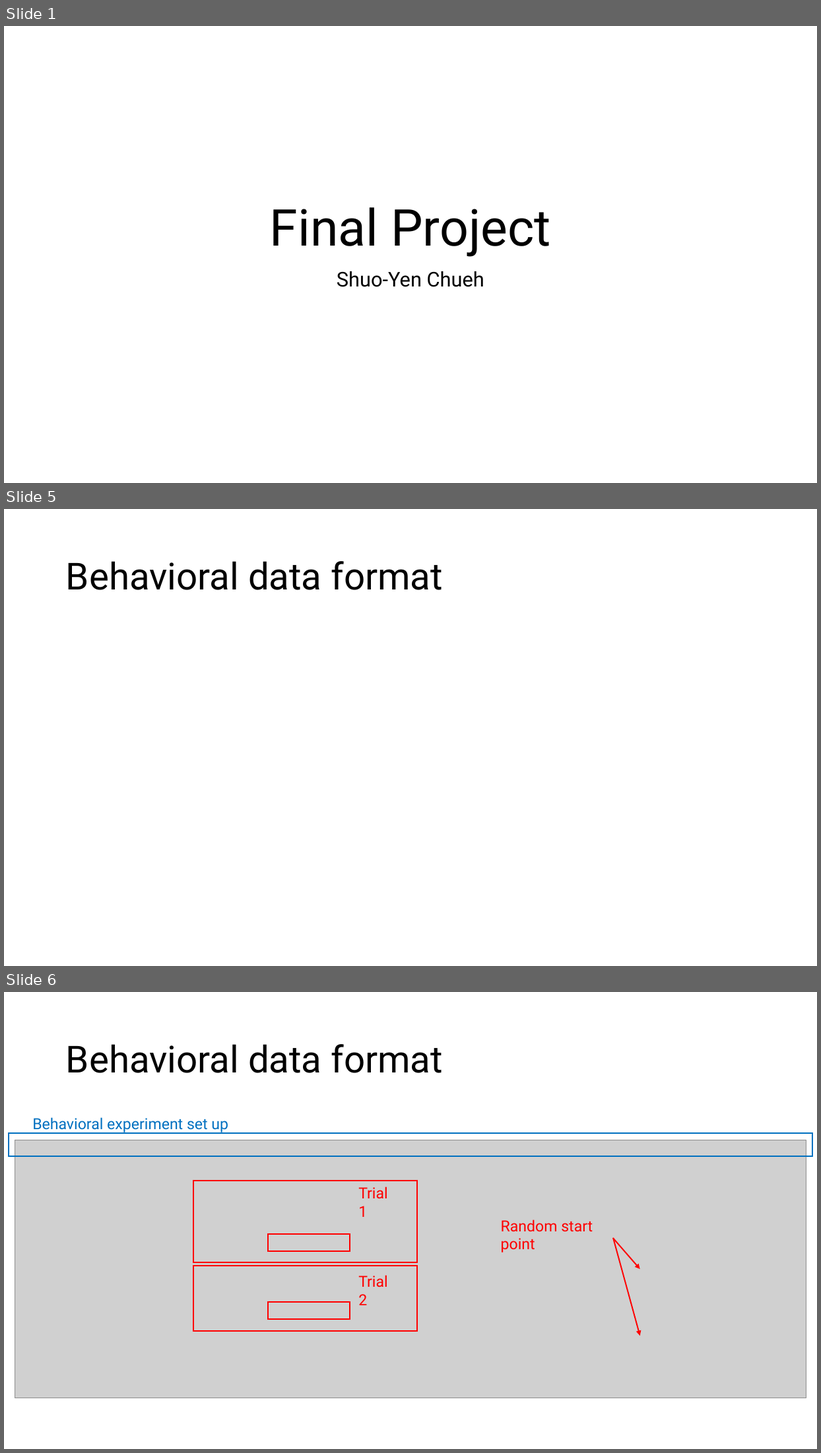
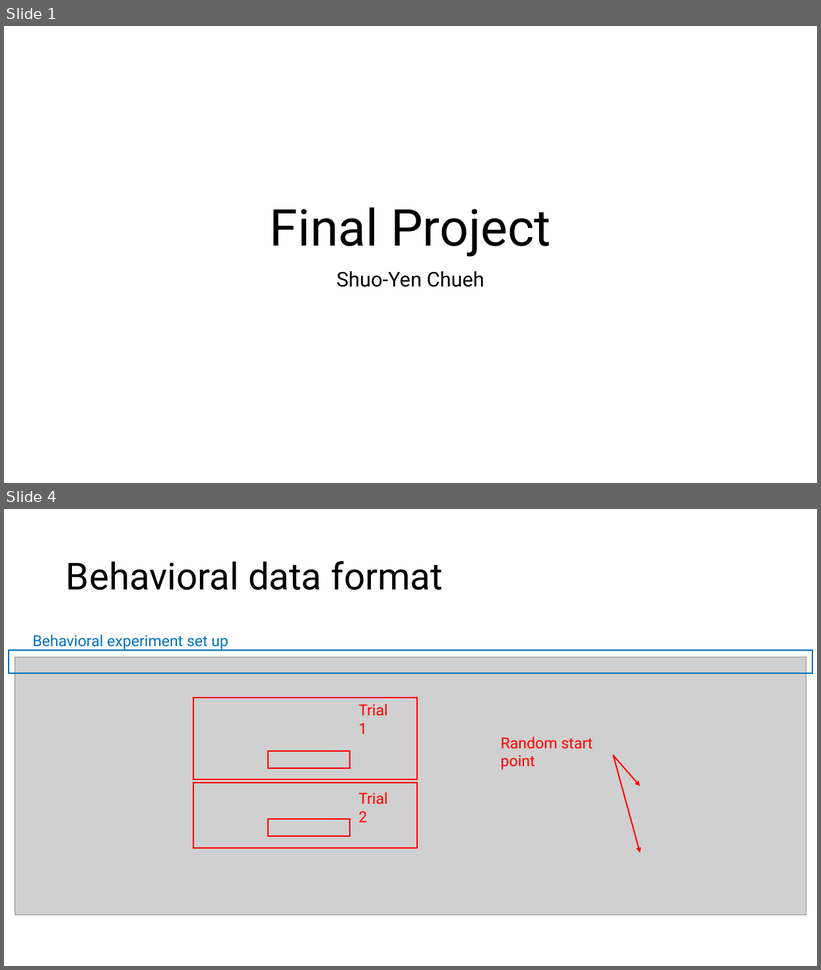
Before and after one commit to ChuehSY/FinalProject_ComSkillNeuro, a slide deck: Final presentation.pptx. Shown one above the other, each under a label of ours: slides 1, 5 and 6 before the commit, slides 1 and 4 after it; the slides between them are not shown. The pictures are 821x1453 and 821x970 pixels, drawn with LibreOffice and Linux fonts; fonts in the diff are those of the drawing; grey boxes stand for pictures. Boxes give left, top, right and bottom in pixels: in the first picture for what was removed or moved away, otherwise in the second. Text is boxed around its words. In the diff, an @@ line names an element or a change of style, - is before the commit and + after.

```diff
--- a/Final presentation.pptx
+++ b/Final presentation.pptx
@@ slide 5 removed at [4, 509, 817, 966], background #FFFFFF @@
@@ title removed at [66, 561, 443, 590] @@
-Behavioral data format
@@ what was slide 6 is now slide 4 @@
```
Also in this commit, not shown: 1 slide changed, 5 slides added, 6 other slides removed.
